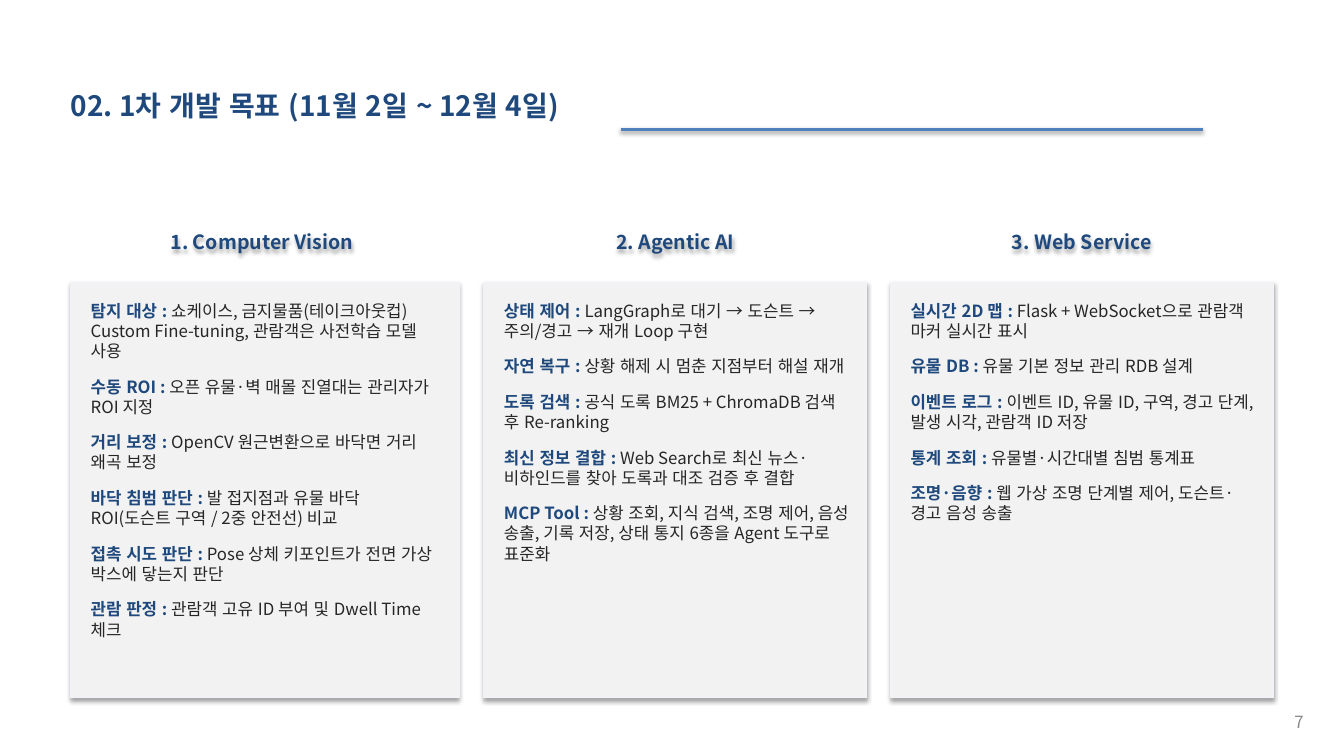
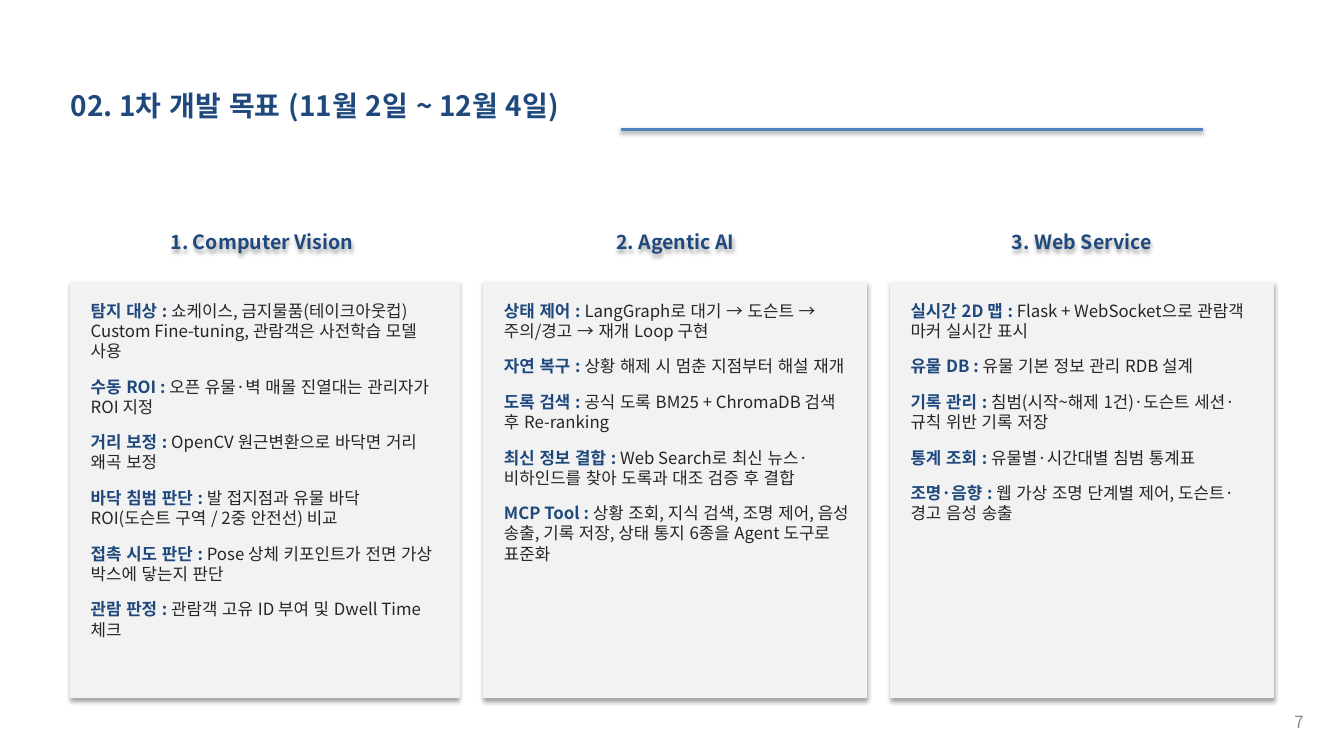
Before and after one commit to selkis4u/smart-museum-aiagent, a slide deck: slide 7 of docs/requirements/3조_스마트박물관_AI_Agent_기획서_v0.6.pptx. Drawn at 1344x756 pixels with LibreOffice and Linux fonts; fonts in the diff are those of the drawing. Boxes give left, top, right and bottom in pixels: in the first picture for what was removed or moved away, otherwise in the second. Text is boxed around its words. In the diff, an @@ line names an element or a change of style, - is before the commit and + after.

Commit message:
요구사항 문서 보완 및 인터페이스 명세 초안 추가
- 분석서·명세서 v0.3 보완: 침범 기록 Agent 생성(FR-AG-18), 사전 녹음 멘트(FR-AG-19), 스피커 대기 상태, 위험 이벤트 상태 무관 처리, 일시정지 중 생성 계속, 공통 연결 멘트, 접촉 경계·해제 조건, 청취 인원 정의, NFR-16·17
- 시연 유물 A002를 지장암 목조비로자나불좌상으로 반영
- 인터페이스 명세 초안 v0.1: 연결 구성, 이벤트 DTO, 좌표 메시지, 도구용 API, 공간 설정 JSON
- 기획서 v0.6·개발일정 v0.3: 구성도 도구 흐름, 기록 3종, 시연 모형·시나리오 촬영 일정, 음성 송출 연장
- 결정사항·ADR-0002/0003/0004·CONTEXT 갱신

```diff
--- a/docs/requirements/3조_스마트박물관_AI_Agent_기획서_v0.6.pptx
+++ b/docs/requirements/3조_스마트박물관_AI_Agent_기획서_v0.6.pptx
@@ text at box(911, 394, 1234, 430): text changed @@
-이벤트 로그 : 이벤트 ID, 유물 ID, 구역, 경고 단계, 발생 시각, 관람객 ID 저장
+기록 관리 : 침범(시작~해제 1건)·도슨트 세션·규칙 위반 기록 저장
```
Also in this commit, not shown: 6 other slides changed, 9 other files.
